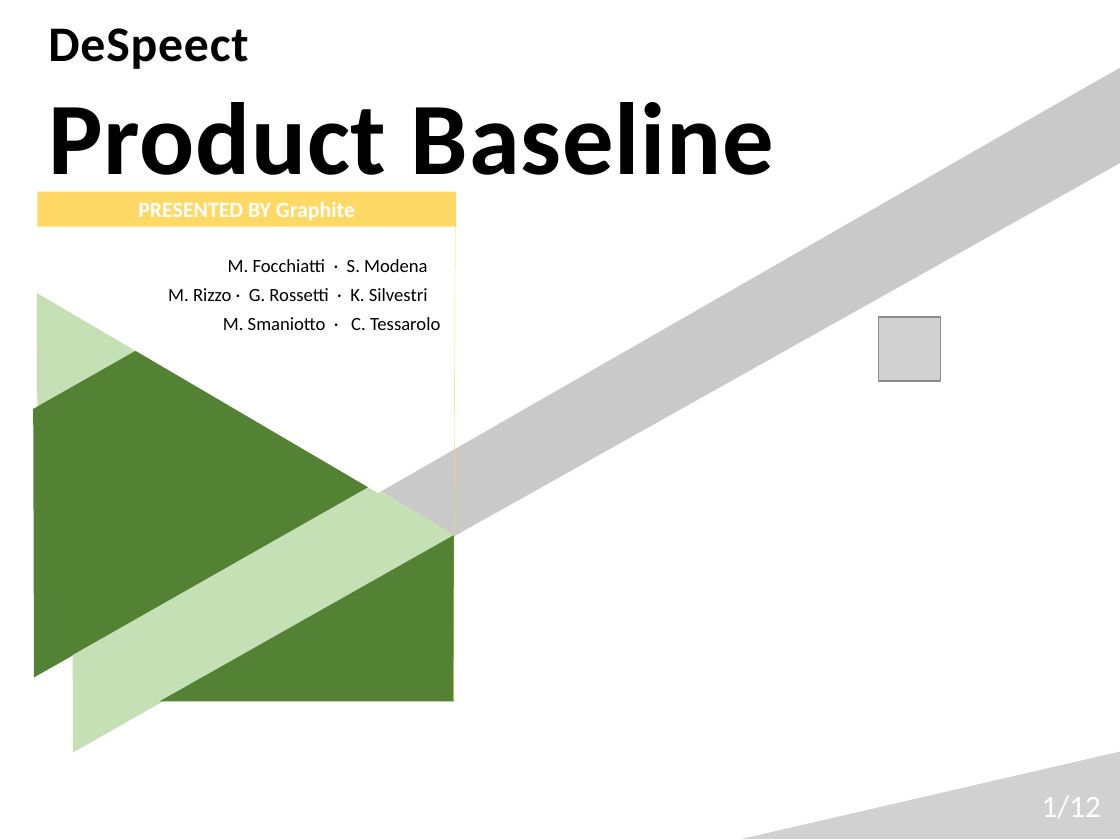
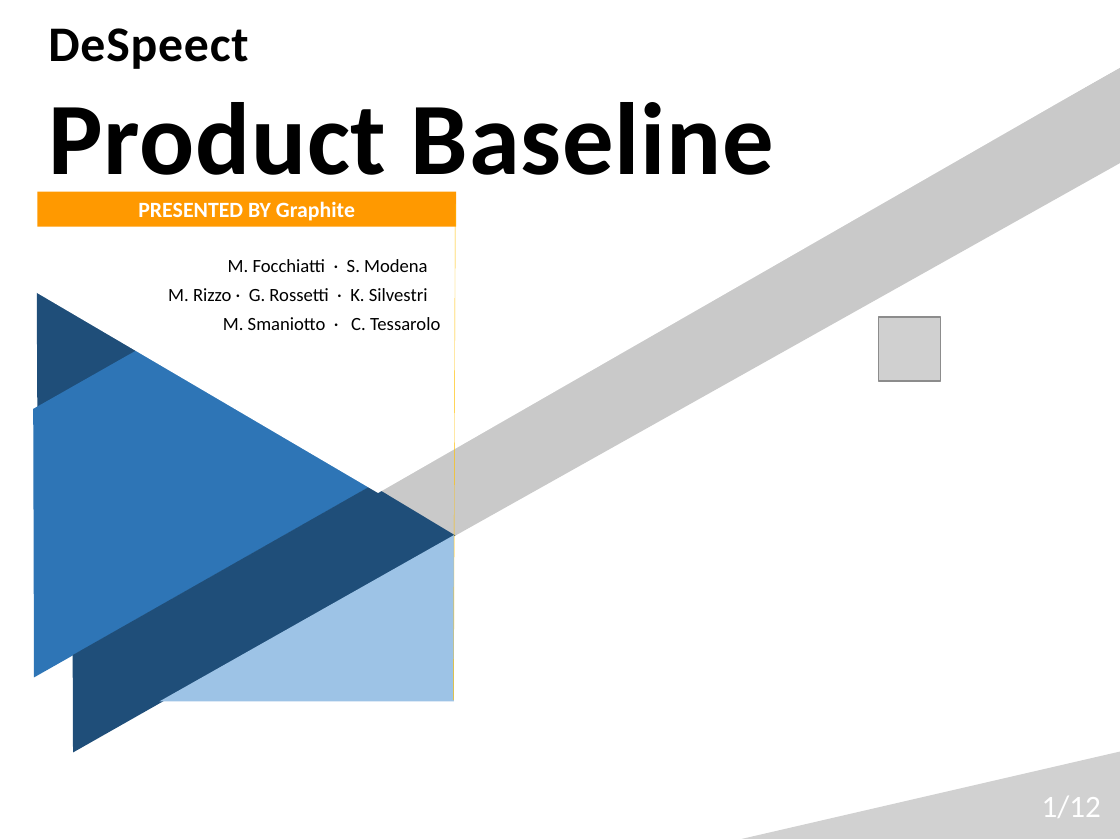
Before and after one commit to Italiaracerx/progettoSWE, a slide deck: slide 1 of Presentazioni/Presentazioni PB/Presentazione PB.pptx. Drawn at 1120x840 pixels with LibreOffice and Linux fonts; fonts in the diff are those of the drawing; grey boxes stand for pictures; background and template pictures are left out. Boxes give left, top, right and bottom in pixels: in the first picture for what was removed or moved away, otherwise in the second. Text is boxed around its words. In the diff, an @@ line names an element or a change of style, - is before the commit and + after.

```diff
--- a/Presentazioni/Presentazioni PB/Presentazione PB.pptx
+++ b/Presentazioni/Presentazioni PB/Presentazione PB.pptx
@@ rectangle "PRESENTED BY Graphite" at (37, 192, 456, 226): fill #FFD966 to #FF9900 @@
@@ line (456, 204) - (454, 700): stroke #FCD965 0.25 pt to #FFC000 0.25 pt @@
@@ triangle at (0, 257, 143, 408): fill #C5E0B4 to #1F4E79 @@
@@ trapezoid at (0, 282, 372, 678): fill #548235 to #2E75B6 @@
@@ trapezoid at (31, 462, 455, 752): fill #C5E0B4 to #1F4E79 @@
@@ triangle at (160, 535, 455, 701): fill #548235 to #9DC3E6 @@
```
Also in this commit, not shown: 11 other slides changed.
